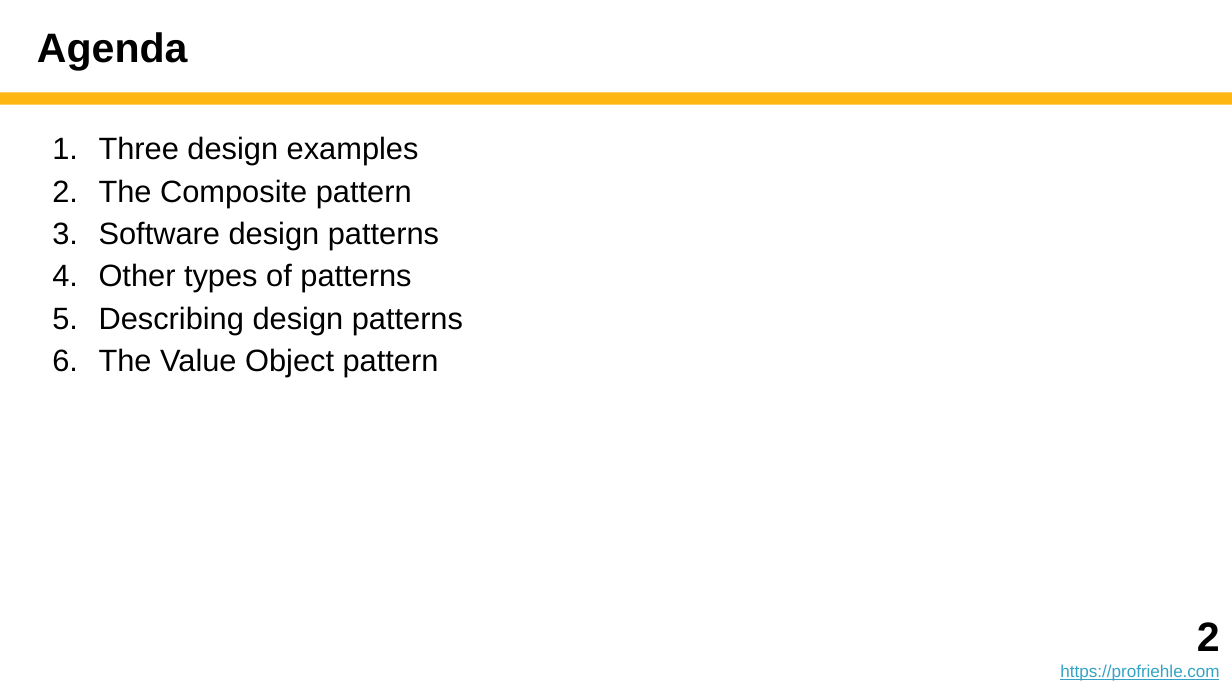
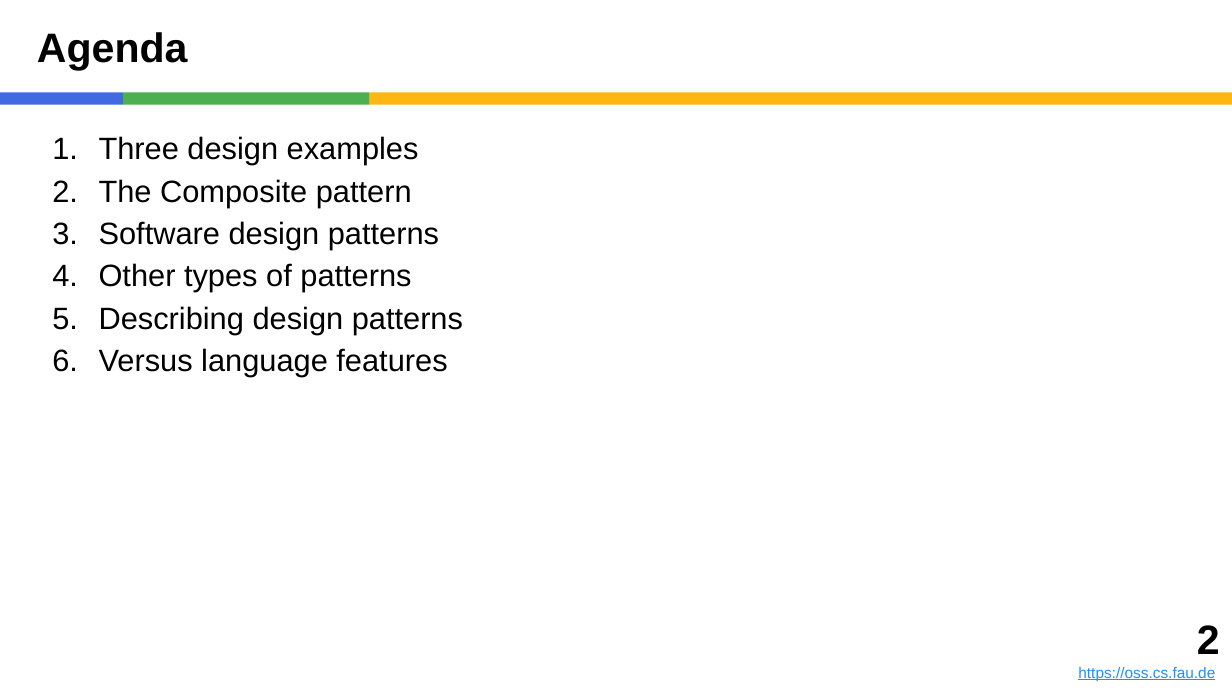
Before and after one commit to dirkriehle/adap-course, a slide deck: slide 2 of Lecture slides/ADAP D01 - Design Patterns.pptx. Drawn at 1232x693 pixels with LibreOffice and Linux fonts; fonts in the diff are those of the drawing. Boxes give left, top, right and bottom in pixels: in the first picture for what was removed or moved away, otherwise in the second. Text is boxed around its words. In the diff, an @@ line names an element or a change of style, - is before the commit and + after.

```diff
--- a/Lecture slides/ADAP D01 - Design Patterns.pptx
+++ b/Lecture slides/ADAP D01 - Design Patterns.pptx
@@ rectangle added at (0, 92, 123, 105), fill #4169E1 @@
@@ rectangle added at (123, 92, 370, 105), fill #4CAF50 @@
@@ rectangle: place and size @@
-rectangle at (0, 92, 1232, 105)
+rectangle at (370, 92, 1232, 105)
@@ text at (99, 348, 447, 377): text changed @@
-6. The Value Object pattern
+6. Versus language features
@@ text: place and size @@
-text at (1060, 622, 1220, 681)
+text at (1078, 625, 1220, 681)
@@ text at (1078, 667, 1215, 681): text changed; size 10 to 9 pt; text colour #34A3C5 to #1E90FF @@
-https://profriehle.com
+https://oss.cs.fau.de
```
Also in this commit, not shown: 41 other slides changed, 33 other files.
